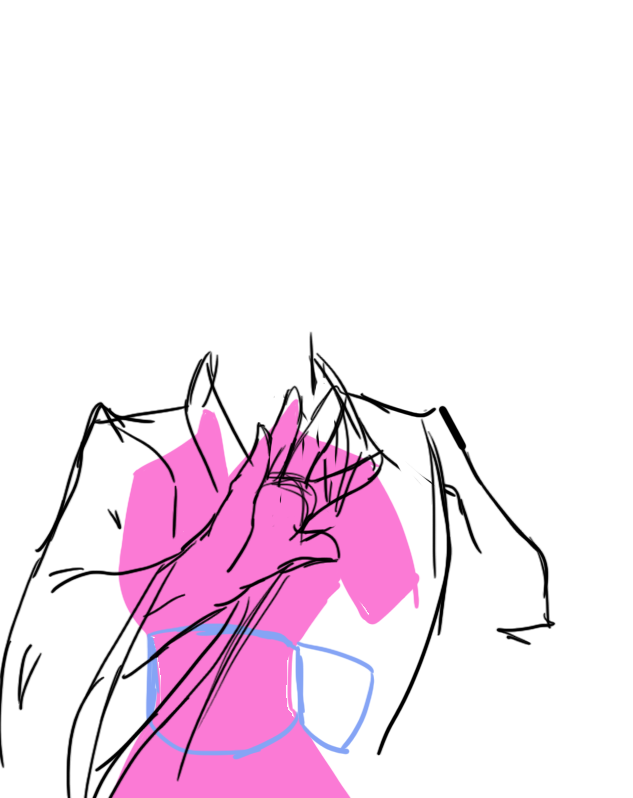
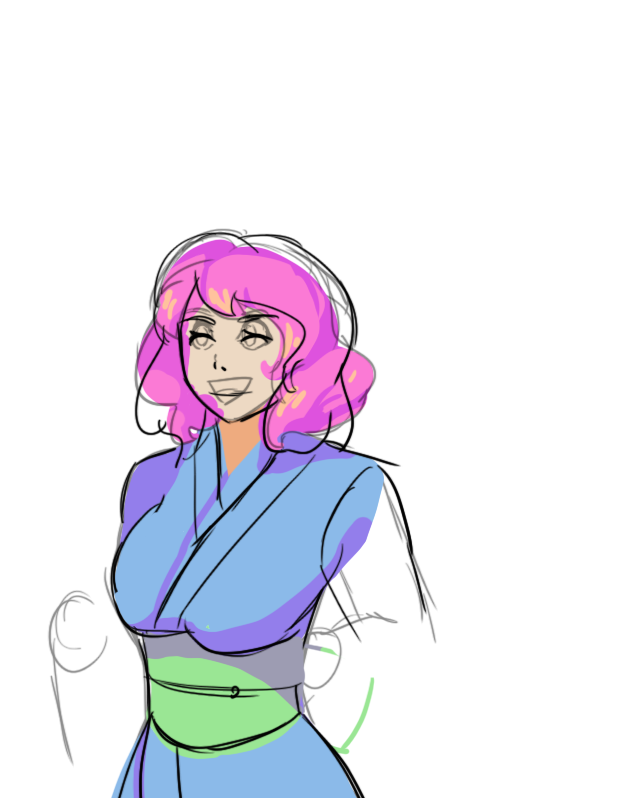
The second 633×798 image is a revision of the first. Changes to its layers:
hid group "Youki" (21 layers) over [0, 228, 556, 798]
hid group "Expressions" (1st of 3, in "Youki") (5 layers) over [167, 254, 288, 376]
hid group "Body" (1st of 3, in "Youki") (7 layers) over [0, 291, 556, 798]
showed "Default" (2nd of 2, in "Yuyuko"), moved it above "Hair" over [109, 231, 428, 798]
showed "Happy ==========", moved it into group "Hair" over [133, 235, 378, 450]
added layer "Layer 69" in group "Hair" over [161, 287, 357, 418]
added layer "Layer 65" (33%) in group "Hair" over [145, 237, 379, 464]
showed "Hair 01 Pink" over [156, 239, 375, 452]
added layer "Layer 66" (22%) in group "Hair" over [121, 291, 250, 478]
showed "Hair 01 Pink Back" over [136, 298, 225, 444]
added layer "Layer 68" (55%) in group "Hair" over [183, 282, 311, 421]
added layer "Layer 67" (45%) in group "Hair" over [139, 228, 359, 472]
showed "Face Default" over [174, 267, 293, 422]
added layer "Layer 64" (32%) in group "Yuyuko" over [91, 388, 376, 798]
painted on "Body" (3rd of 3, in "Yuyuko") over [110, 398, 421, 798]
added layer "Layer 63" (35%) in group "Yuyuko" over [205, 379, 302, 496]
added layer "Layer 62" in group "Yuyuko" over [214, 370, 286, 488]
showed "Layer 7" over [47, 228, 439, 798]
hid group "Youmu" (2 layers) over [3, 317, 556, 798]
